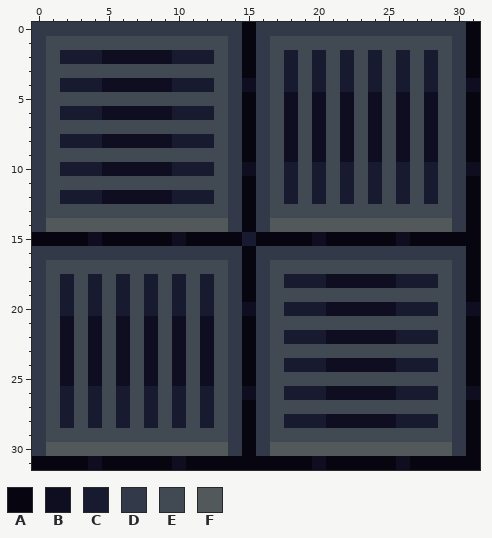
File history of a pixel-art sprite, Resources/Textures/_Impstation/Tiles/Maint/tech_maint.png. The first picture shows the starting point.
The file is 32x32 pixels.
Palette (. is transparent): A #07050f  B #0f0e20  C #181a2f  D #323a49  E #414a53  F #53585b
Pixels before, first column x 0:
 0 DDDDDDDDDDDDDDDADDDDDDDDDDDDDDDA
 1 DEEEEEEEEEEEEEDADEEEEEEEEEEEEEDA
 2 DECCCBBBBBCCCEDADECECECECECECEDA
 3 DEEEEEEEEEEEEEDADECECECECECECEDA
 4 DECCCBBBBBCCCEDBDECECECECECECEDB
 5 DEEEEEEEEEEEEEDADEBEBEBEBEBEBEDA
 6 DECCCBBBBBCCCEDADEBEBEBEBEBEBEDA
 7 DEEEEEEEEEEEEEDADEBEBEBEBEBEBEDA
 8 DECCCBBBBBCCCEDADEBEBEBEBEBEBEDA
 9 DEEEEEEEEEEEEEDADEBEBEBEBEBEBEDA
10 DECCCBBBBBCCCEDBDECECECECECECEDB
11 DEEEEEEEEEEEEEDADECECECECECECEDA
12 DECCCBBBBBCCCEDADECECECECECECEDA
13 DEEEEEEEEEEEEEDADEEEEEEEEEEEEEDA
14 DFFFFFFFFFFFFFDADFFFFFFFFFFFFFDA
15 AAAABAAAAABAAAACAAAABAAAAABAAAAA
16 DDDDDDDDDDDDDDDADDDDDDDDDDDDDDDA
17 DEEEEEEEEEEEEEDADEEEEEEEEEEEEEDA
18 DECECECECECECEDADECCCBBBBBCCCEDA
19 DECECECECECECEDADEEEEEEEEEEEEEDA
20 DECECECECECECEDBDECCCBBBBBCCCEDB
21 DEBEBEBEBEBEBEDADEEEEEEEEEEEEEDA
22 DEBEBEBEBEBEBEDADECCCBBBBBCCCEDA
23 DEBEBEBEBEBEBEDADEEEEEEEEEEEEEDA
24 DEBEBEBEBEBEBEDADECCCBBBBBCCCEDA
25 DEBEBEBEBEBEBEDADEEEEEEEEEEEEEDA
26 DECECECECECECEDBDECCCBBBBBCCCEDB
27 DECECECECECECEDADEEEEEEEEEEEEEDA
28 DECECECECECECEDADECCCBBBBBCCCEDA
29 DEEEEEEEEEEEEEDADEEEEEEEEEEEEEDA
30 DFFFFFFFFFFFFFDADFFFFFFFFFFFFFDA
31 AAAABAAAAABAAAAAAAAABAAAAABAAAAA
The same view after the edit:
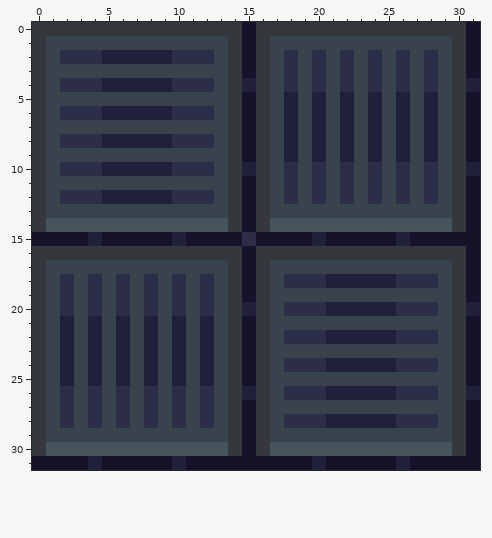
The exact change:
colour A: #07050f -> #161229
colour B: #0f0e20 -> #21203b
colour C: #181a2f -> #2c2e47
colour D: #323a49 -> #34373b
colour E: #414a53 -> #39434d
colour F: #53585b -> #46555c
